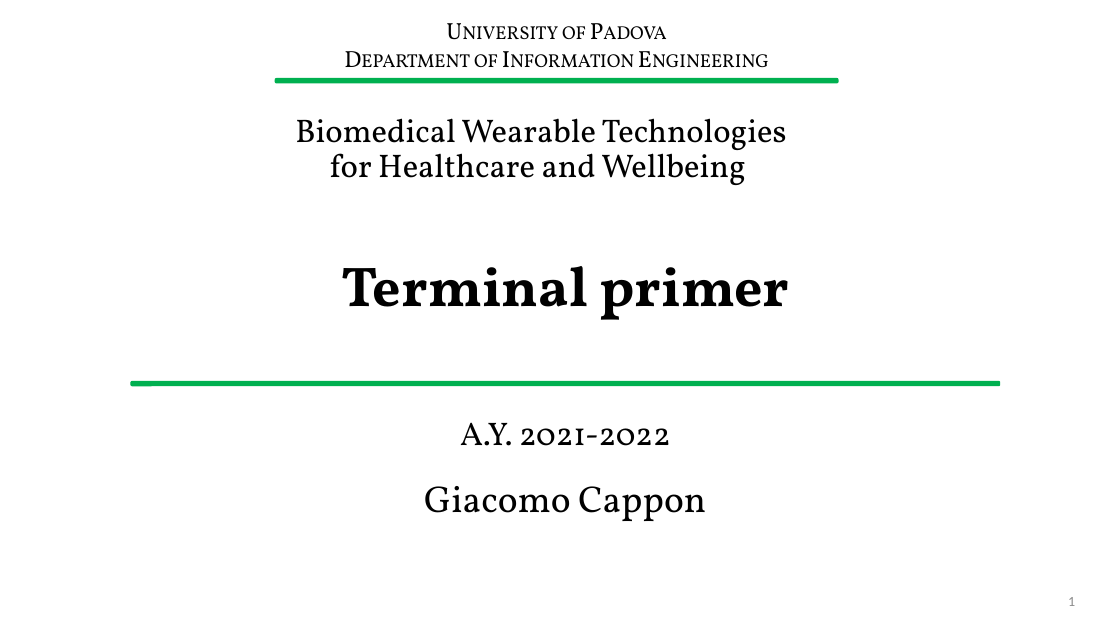
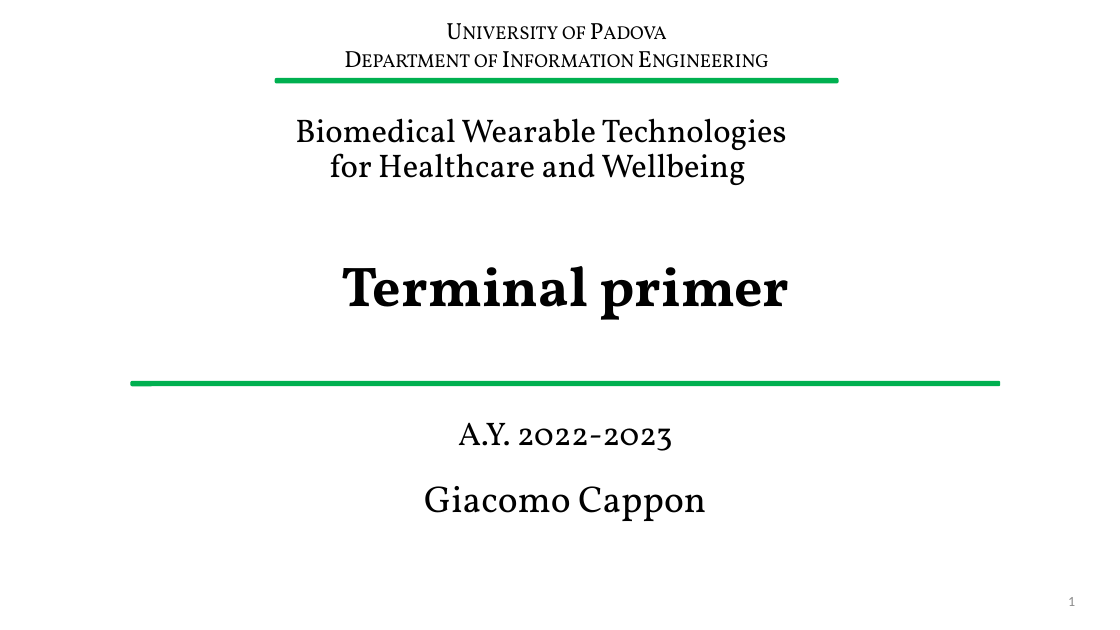
Before and after one commit to gcappon/bwthw, a slide deck: slide 1 of lab_01-git/material/terminal_primer.pptx. Drawn at 1120x630 pixels with LibreOffice and Linux fonts; fonts in the diff are those of the drawing; background and template pictures are left out. Boxes give left, top, right and bottom in pixels: in the first picture for what was removed or moved away, otherwise in the second. Text is boxed around its words. In the diff, an @@ line names an element or a change of style, - is before the commit and + after.

```diff
--- a/lab_01-git/material/terminal_primer.pptx
+++ b/lab_01-git/material/terminal_primer.pptx
@@ text at (458, 422, 673, 451): text changed @@
-A.Y. 2021-2022
+A.Y. 2022-2023
```
Also in this commit, not shown: 2 other files.
